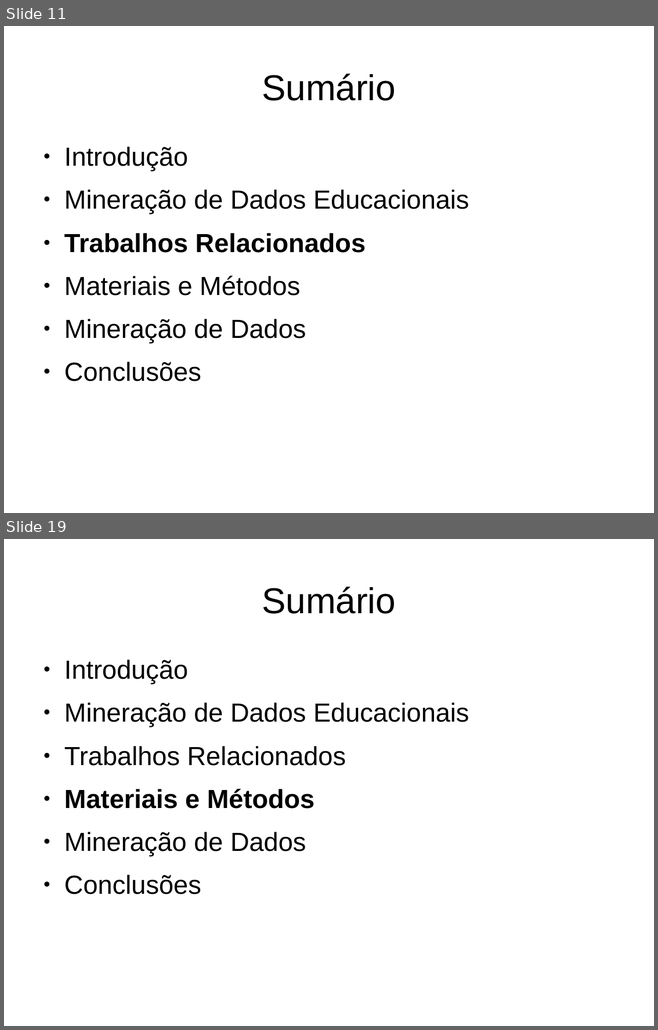
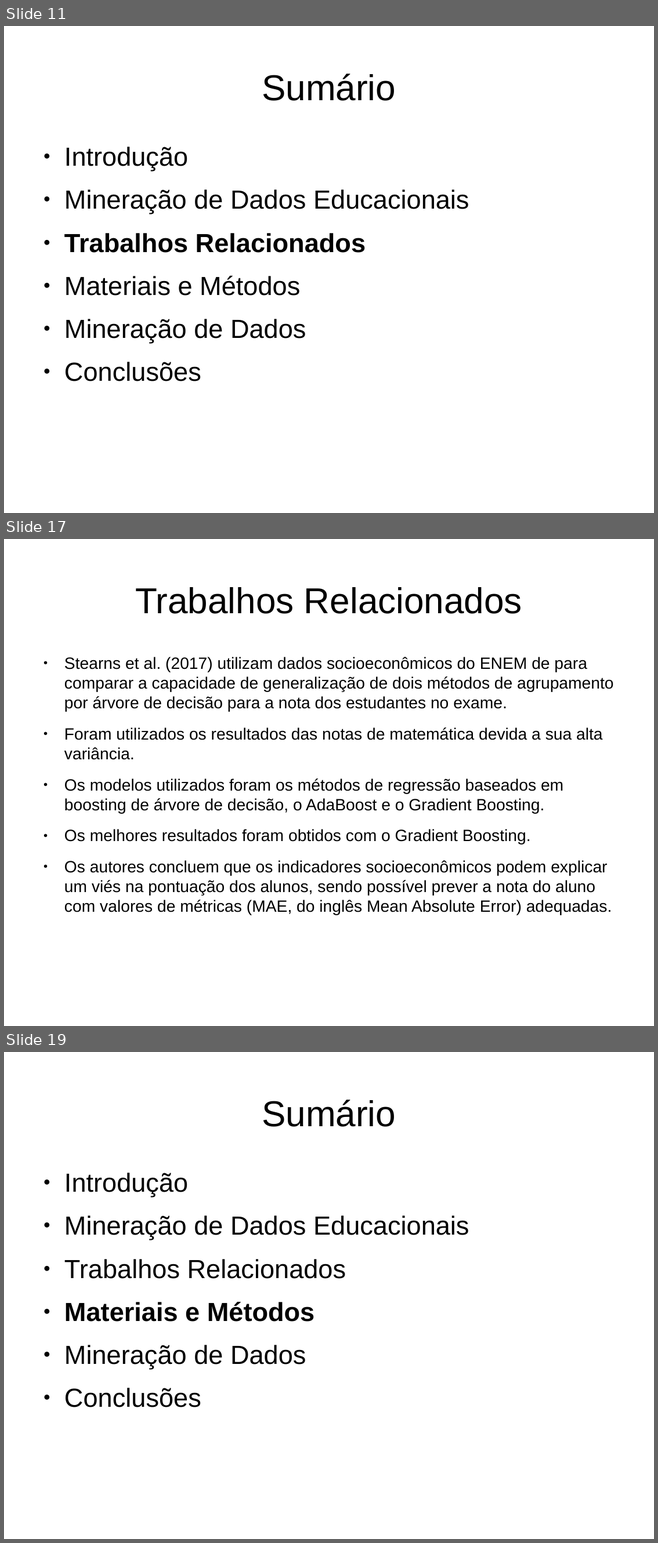
Before and after one commit to alexandre-costa-81/mpdc, a slide deck: mineracao-de-dados-educacionais-nos-resultados-do-enem-de-2015.odp. Shown one above the other, each under a label of ours: slides 11 and 19 before the commit, slides 11, 17 and 19 after it; the slides between them are not shown. The pictures are 658x1030 and 658x1543 pixels, drawn with LibreOffice and Linux fonts; fonts in the diff are those of the drawing. Boxes give left, top, right and bottom in pixels: in the first picture for what was removed or moved away, otherwise in the second. Text is boxed around its words. In the diff, an @@ line names an element or a change of style, - is before the commit and + after.

Commit message:
texto foi passodo totalmente para a apresentação. Todo: fazer as anoteções

```diff
--- a/mineracao-de-dados-educacionais-nos-resultados-do-enem-de-2015.odp
+++ b/mineracao-de-dados-educacionais-nos-resultados-do-enem-de-2015.odp
@@ slide 17 added at [4,539,654,1026], background #FFFFFF @@
@@ title added at [135,587,522,614], 44 pt, text #000000 @@
+Trabalhos Relacionados
@@ text added at [64,657,613,915], 20 pt, text #000000 @@
+● Stearns et al. (2017) utilizam dados socioeconômicos do ENEM de para comparar a capacidade de generalização de dois métodos de agrupamento por árvore de decisão para a nota dos estudantes no exame.
+● Foram utilizados os resultados das notas de matemática devida a sua alta variância.
+● Os modelos utilizados foram os métodos de regressão baseados em boosting de árvore de decisão, o AdaBoost e o Gradient Boosting.
+● Os melhores resultados foram obtidos com o Gradient Boosting.
+● Os autores concluem que os indicadores socioeconômicos podem explicar um viés na pontuação dos alunos, sendo possível prever a nota do aluno com valores de métricas (MAE, do inglês Mean Absolute Error) adequadas.
```
Also in this commit, not shown: 13 slides changed, 11 other slides added, 12 slides removed, 2 other files.
